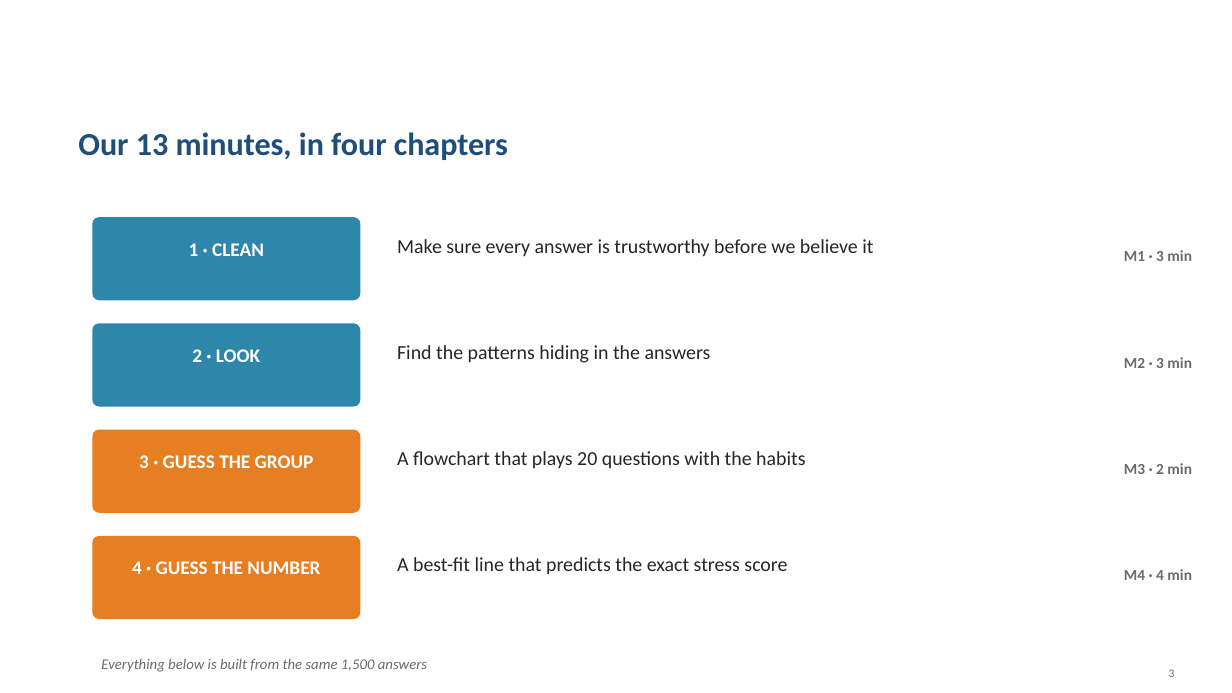
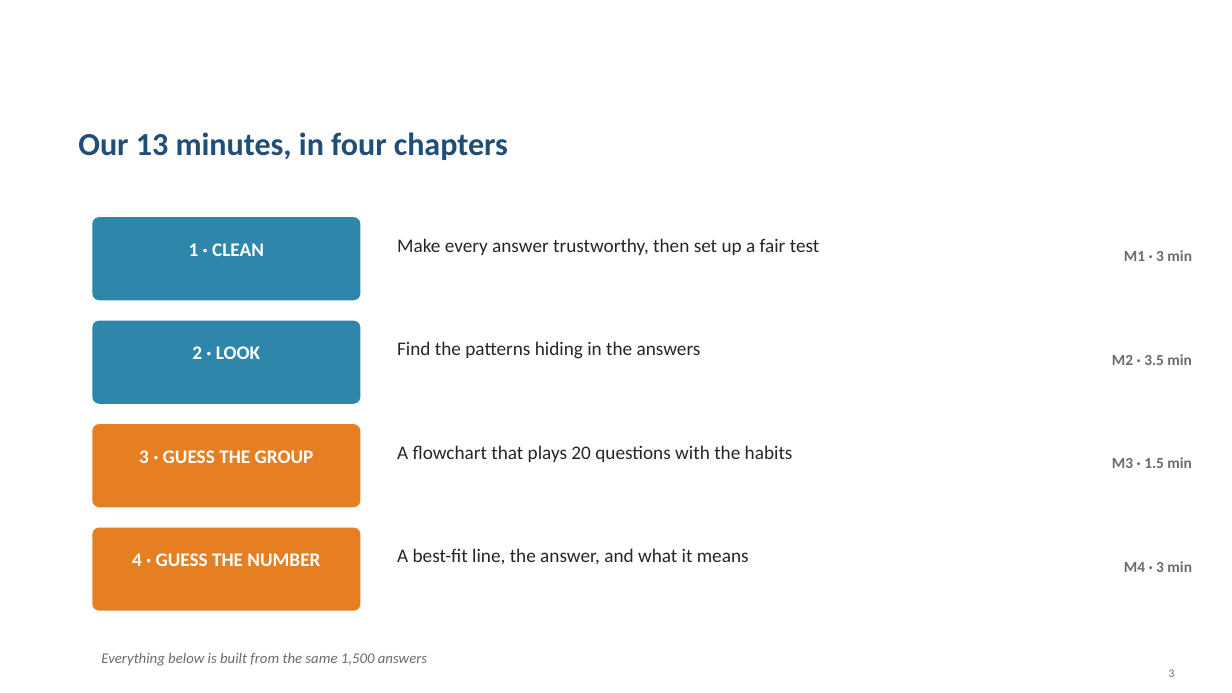
Before and after one commit to jaismine19/social-media-stress-analysis, a slide deck: slide 3 of presentation/Social_Media_Stress_Presentation.pptx. Drawn at 1232x693 pixels with LibreOffice and Linux fonts; fonts in the diff are those of the drawing. Boxes give left, top, right and bottom in pixels: in the first picture for what was removed or moved away, otherwise in the second. Text is boxed around its words. In the diff, an @@ line names an element or a change of style, - is before the commit and + after.

Commit message:
Complete 20-slide deck: fair-test methodology, sleep link, correlation heatmap, references - every project part covered in 13 minutes

```diff
--- a/presentation/Social_Media_Stress_Presentation.pptx
+++ b/presentation/Social_Media_Stress_Presentation.pptx
@@ text at (x1=397, y1=238, x2=820, y2=255): text changed; size 15.5 to 15 pt @@
-Make sure every answer is trustworthy before we believe it
+Make every answer trustworthy, then set up a fair test
@@ text "Find the patterns hiding in ..." at (x1=397, y1=341, x2=701, y2=359): size 15.5 to 15 pt @@
@@ text at (x1=1112, y1=354, x2=1192, y2=365): text changed @@
-M2 · 3 min
+M2 · 3.5 min
@@ 2 texts, 1 rounded rectangle moved together from (x1=92, y1=430, x2=427, y2=672) to (x1=92, y1=424, x2=427, y2=666) @@
@@ text "A flowchart that plays 20 ..." at (x1=397, y1=445, x2=793, y2=462): size 15.5 to 15 pt @@
@@ text at (x1=1112, y1=457, x2=1192, y2=468): text changed @@
-M3 · 2 min
+M3 · 1.5 min
@@ rounded rectangle moved from (x1=92, y1=536, x2=360, y2=619) to (x1=92, y1=528, x2=360, y2=611) @@
@@ text "4 · GUESS THE NUMBER" moved from (x1=132, y1=561, x2=320, y2=574) to (x1=132, y1=553, x2=320, y2=566) @@
@@ text at (x1=397, y1=548, x2=749, y2=565): text changed; size 15.5 to 15 pt @@
-A best-fit line that predicts the exact stress score
+A best-fit line, the answer, and what it means
@@ text at (x1=1124, y1=561, x2=1192, y2=572): text changed @@
-M4 · 4 min
+M4 · 3 min
```
Also in this commit, not shown: 10 other slides changed, 4 slides added.
